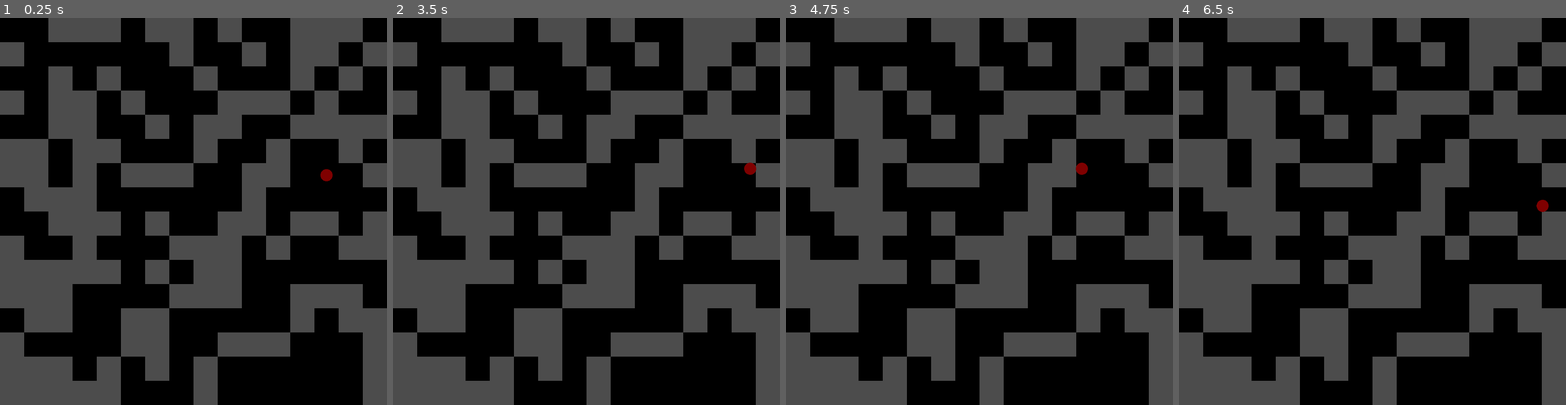
Above: before the commit, frames 1-4 (left to right).
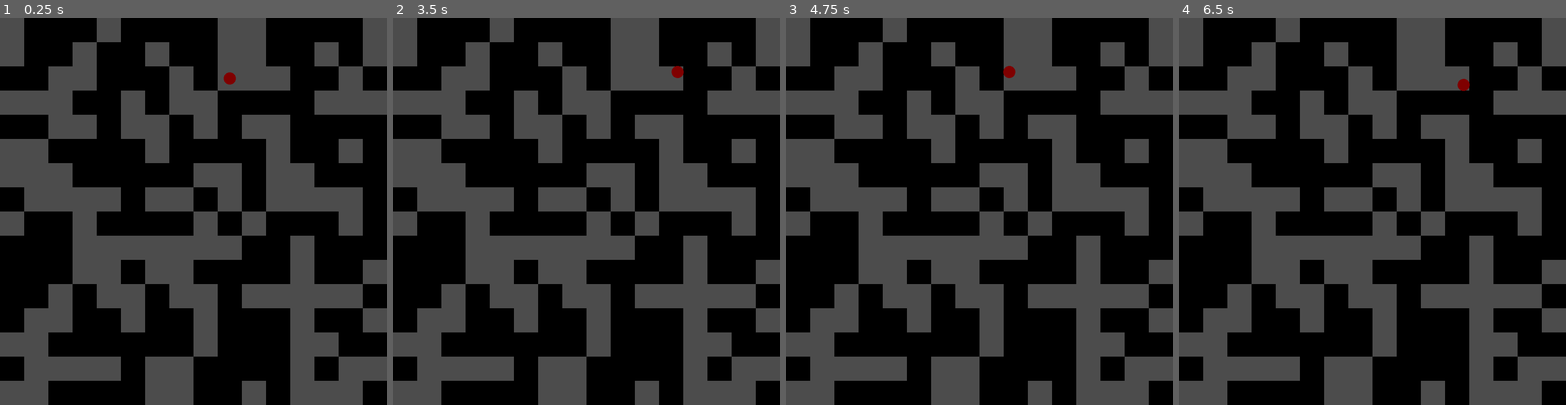
Above: after the commit, the same moments.

Repository: Bonfirium/maze_squeezer
Game: Godot game, scene res://scenes/player.tscn
The game is run twice, just before and just after one commit, with the same random seed, the same clock (stepped at 60 frames per second) and the same inputs.
Inputs:
- Up to frame 1 (0.25 s): no input
- Up to frame 2 (3.5 s): tap Enter at 0.5, 2.75 s; hold D 0.53-1.28 s; hold S 1.28-2.03 s; tap Space at 2 s; hold D 2.03-2.78 s; hold W from 2.78 s (still down)
- Up to frame 3 (4.75 s): tap Space at 3.5 s; release W at 3.53 s; hold A from 3.53 s (still down)
- Up to frame 4 (6.5 s): tap Enter at 5 s; release A at 5.03 s; hold S 5.03-5.78 s; tap Space at 5.75 s; hold D from 5.78 s (still down)

The runs differ from the first frame. In frame 1, 49% of the frame differs, in the area x 0-100%, y 0-100%; in frame 2, 49%; in frame 3, 49%; in frame 4, 49%.

Commit message:
Change type of root to Node from Area2D

Diff:
--- a/scenes/player.tscn
+++ b/scenes/player.tscn
@@ -1,18 +1,11 @@
 [gd_scene load_steps=4 format=2]
 
-[ext_resource path="res://scripts/Maze.gd" type="Script" id=1]
+[ext_resource path="res://scripts/Game.gd" type="Script" id=1]
 [ext_resource path="res://scripts/Map.gd" type="Script" id=2]
 [ext_resource path="res://scripts/Player.gd" type="Script" id=3]
 
-[node name="Area2D" type="Area2D" index="0"]
+[node name="Game" type="Node" index="0"]
 
-input_pickable = true
-gravity_vec = Vector2( 0, 1 )
-gravity = 98.0
-linear_damp = 0.1
-angular_damp = 1.0
-audio_bus_override = false
-audio_bus_name = "Master"
 script = ExtResource( 1 )
 width = 16
 height = 16
--- a/scripts/Maze.gd
+++ b/scripts/Game.gd
@@ -1,4 +1,4 @@
-extends Area2D
+extends Node
 
 export (int) var width = 16
 export (int) var height = 16
--- a/scripts/Player.gd
+++ b/scripts/Player.gd
@@ -24,7 +24,6 @@
 			if check_vert_collision(wall_from, pos, 0.2): return true
 		elif check_hor_collision(wall_from, pos, 0.2): return true
 	return false
-func _ready(): pass
 func _process(delta):
 	var velocity = Vector2()
 	if Input.is_key_pressed(KEY_W): velocity.y -= 1
